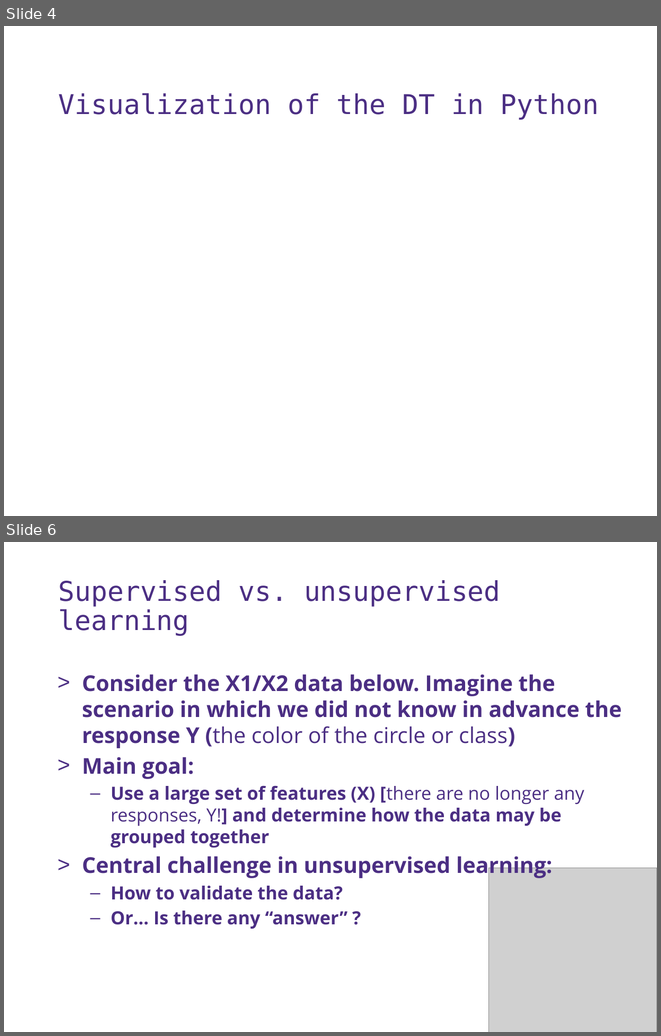
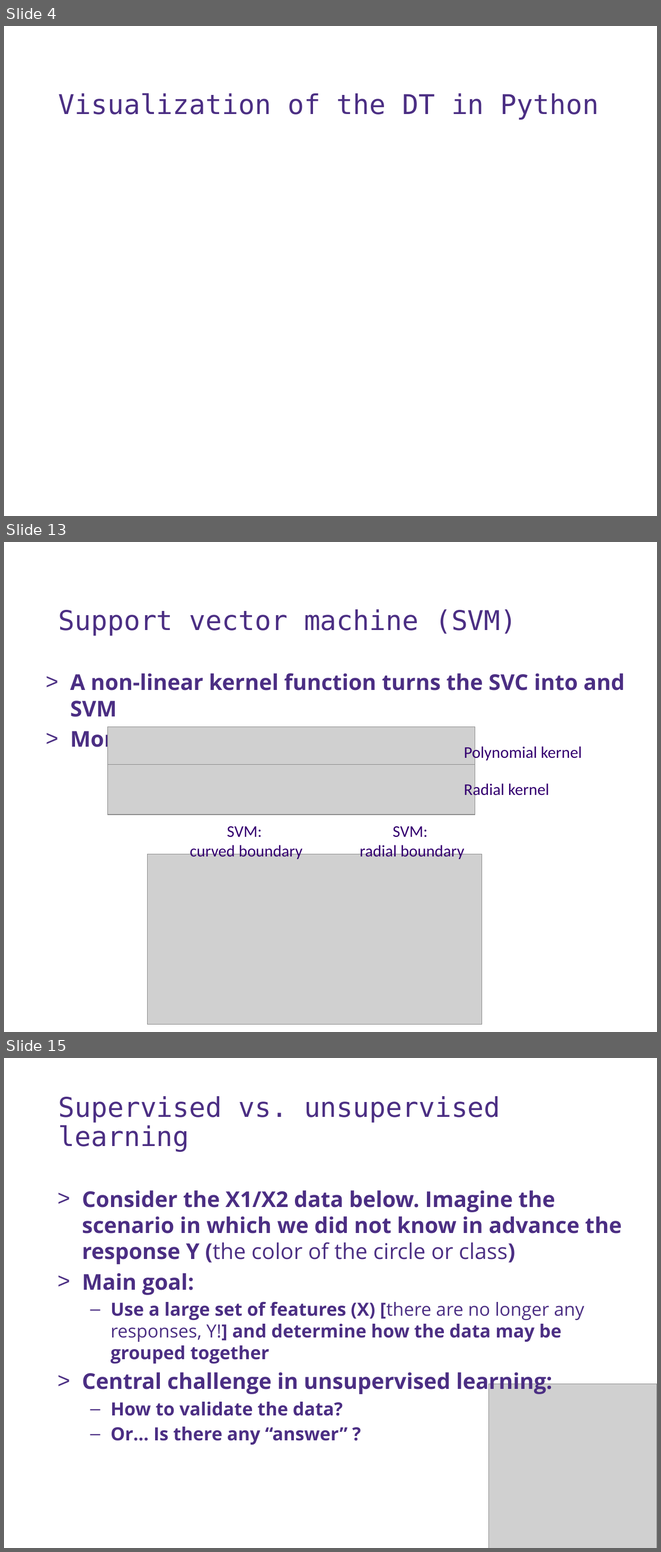
Before and after one commit to UWDIRECT/UWDIRECT.github.io, a slide deck: Wi18_content/DSMCER/L13.SVM_Unsupervised.pptx. Shown one above the other, each under a label of ours: slides 4 and 6 before the commit, slides 4, 13 and 15 after it; the slides between them are not shown. The pictures are 661x1036 and 661x1552 pixels, drawn with LibreOffice and Linux fonts; fonts in the diff are those of the drawing; grey boxes stand for pictures; background and template pictures are left out. Boxes give left, top, right and bottom in pixels: in the first picture for what was removed or moved away, otherwise in the second. Text is boxed around its words. In the diff, an @@ line names an element or a change of style, - is before the commit and + after.

```diff
--- a/Wi18_content/DSMCER/L13.SVM_Unsupervised.pptx
+++ b/Wi18_content/DSMCER/L13.SVM_Unsupervised.pptx
@@ slide 13 added at (x1=4, y1=542, x2=657, y2=1032), background #FFFFFF @@
@@ text added at (x1=59, y1=609, x2=517, y2=636), 30 pt, text #4B2E83 @@
+Support vector machine (SVM)
@@ text added at (x1=70, y1=673, x2=625, y2=753), 24 pt, text #4B2E83, bold @@
+> A non-linear kernel function turns the SVC into and SVM
+> More interesting kernels
@@ picture added at (x1=108, y1=727, x2=475, y2=778) @@
@@ text added at (x1=464, y1=744, x2=582, y2=762), 18 pt, text #33006F @@
+Polynomial kernel
@@ picture added at (x1=108, y1=764, x2=475, y2=814) @@
@@ text added at (x1=464, y1=781, x2=549, y2=799), 18 pt, text #33006F @@
+Radial kernel
@@ text added at (x1=190, y1=826, x2=302, y2=859), 18 pt, text #33006F @@
+SVM:
+curved boundary
@@ text added at (x1=360, y1=826, x2=464, y2=859), 18 pt, text #33006F @@
+SVM:
+radial boundary
@@ picture added at (x1=148, y1=854, x2=482, y2=1024) @@
@@ what was slide 6 is now slide 15 @@
```
Also in this commit, not shown: 2 slides changed, 8 other slides added.
